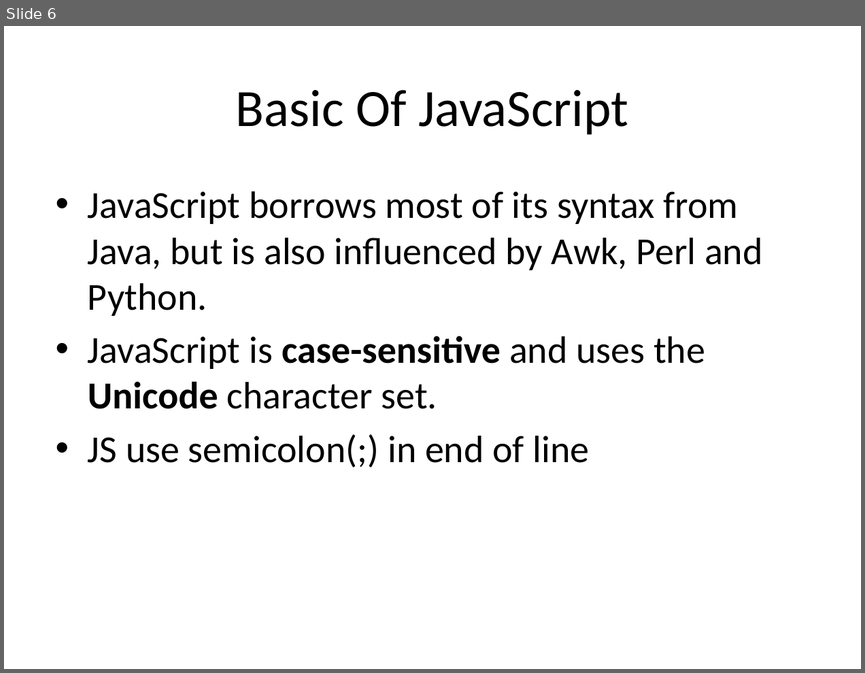
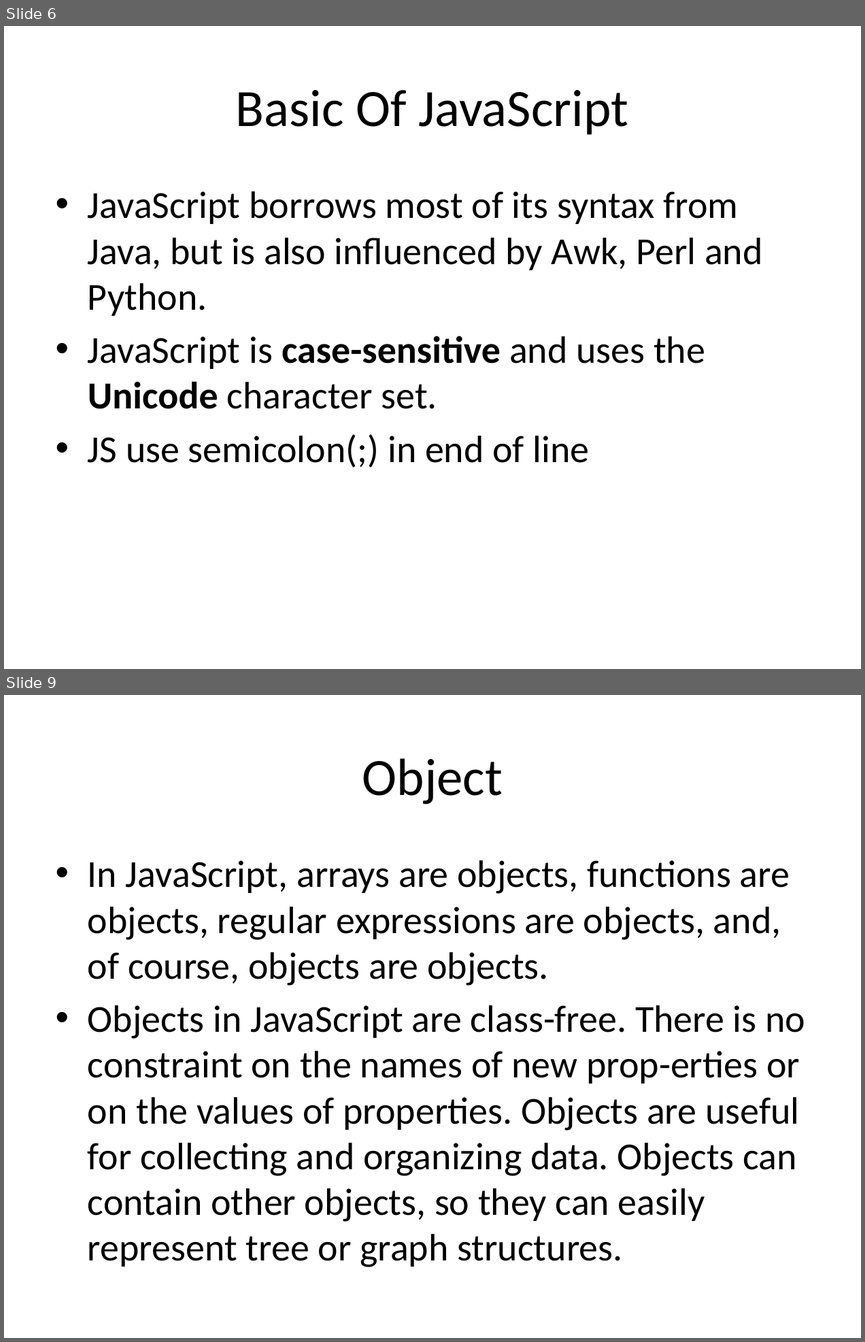
Before and after one commit to kuliketik/nullJSLearn, a slide deck: Introduction JavaScript.pptx. Shown one above the other, each under a label of ours: slide 6 before the commit, slides 6 and 9 after it; the slides between them are not shown. The pictures are 865x673 and 865x1342 pixels, drawn with LibreOffice and Linux fonts; fonts in the diff are those of the drawing. Boxes give left, top, right and bottom in pixels: in the first picture for what was removed or moved away, otherwise in the second. Text is boxed around its words. In the diff, an @@ line names an element or a change of style, - is before the commit and + after.

```diff
--- a/Introduction JavaScript.pptx
+++ b/Introduction JavaScript.pptx
@@ slide 9 added at (4, 695, 861, 1338), background #FFFFFF @@
@@ title added at (362, 758, 502, 804), 44 pt, text #000000 @@
+Object
@@ text added at (88, 860, 805, 1267), 32 pt, text #000000 @@
+• In JavaScript, arrays are objects, functions are objects, regular expressions are objects, and, of course, objects are objects.
+• Objects in JavaScript are class-free. There is no constraint on the names of new prop-erties or on the values of properties. Objects are useful for collecting and organizing data. Objects can contain other objects, so they can easily represent tree or graph structures.
```
Also in this commit, not shown: 9 other slides added.
